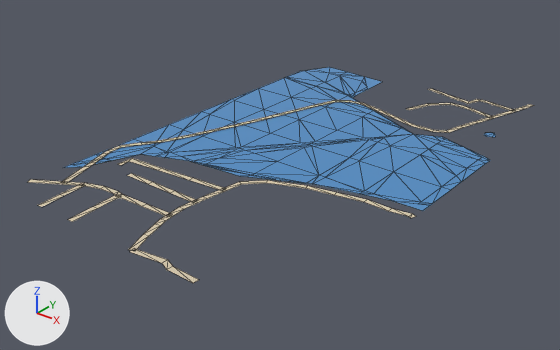
The glTF model public/assets/bengaluru-region-v1/tiles/t47_18-l1.glb: old version first, new version second.
Both versions are drawn from a camera (50 mm lens) standing at (24078.0, 8669.0, 316.0) and looking at (23638.0, 9219.0, -25.0). Every picture has the same lights, and +X, +Y and +Z are marked at lower left. The picture after the commit comes second. Mesh edges are drawn as thin lines.

Script lines for the objects in view, before the commit:
```python
me_ground = bpy.data.meshes.new('ground')
me_ground.from_pydata(...)  # 170 vertices, 148 faces; spans x -2.0..311.0, y -2.0..501.0, z 1.0
me_ground.materials.append(mat_ground)
# before: 72 (230.0, 474.0, 1.0) at pixel (479, 101), 73 (224.0, 478.0, 1.0) at pixel (477, 99), 74 (223.0, 457.0, 1.0) at pixel (467, 103), 75 (221.0, 465.0, 1.0) at pixel (469, 101), 130 (275.0, 484.0, 1.0) at pixel (520, 107)
# before: 131 (281.0, 483.0, 1.0) at pixel (525, 108), 132 (279.0, 501.0, 1.0) at pixel (529, 104), 133 (284.0, 499.0, 1.0) at pixel (534, 105)
me_water = bpy.data.meshes.new('water')
me_water.from_pydata(...)  # 174 vertices, 272 faces; spans x 0.0..310.0, y 61.0..471.0, z 0.0
me_water.materials.append(mat_water)
ob_ground = bpy.data.objects.new('ground', me_ground)
ob_ground.location = (23500.0, 9000.0, 0.0)
ob_water = bpy.data.objects.new('water', me_water)
ob_water.location = (23500.0, 9000.0, 0.0)
```
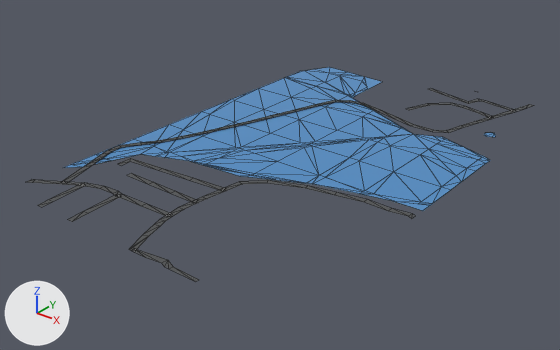
What differs and where, as boxes (x1, y1, x2, y2) in the pictures (560 x 350 px; the box of a moved part takes in the faces that stretch with it):
'ground', reshaped
    before: (28, 89, 534, 283)
    after: (27, 89, 534, 282)
part 1 of me_ground, moved or reshaped
    before: (28, 158, 199, 283)
    after: (27, 158, 199, 282)
part 2 of me_ground, reshaped
    both: (447, 95, 534, 109)
part 3 of me_ground, recoloured
    both: (38, 89, 527, 282)

Diff of the bpy script that builds the scene:
```diff
--- a/public/assets/bengaluru-region-v1/tiles/t47_18-l1.glb.py
+++ b/public/assets/bengaluru-region-v1/tiles/t47_18-l1.glb.py
@@ me_ground @@
 # used by ob_ground; location = (23500.0, 9000.0, 0.0)
 # verts and faces of me_ground; kept vertices keep their numbers, new ones are numbered from 170
-me_ground.from_pydata(...)  # 170 vertices, 148 faces; spans x -2.0..311.0, y -2.0..501.0, z 1.0
+me_ground.from_pydata(...)  # 178 vertices, 154 faces; spans x 0.0..310.0, y 0.0..500.0, z 1.0
+# me_ground part 1
+# 8 vertices are removed from x -2.0..207.0, y -2.0..28.0, z 1.0
+# 14 faces are deleted
+# 6 vertices move from x 36.0..235.0, y -2.0..116.0, z 1.0 to x 35.0..235.0, y 0.0..116.0, z 1.0
+# 12 vertices are added at x 0.0..207.0, y 0.0..29.0, z 1.0
+# 18 new faces join them
+# me_ground part 2
+delete_vertices([132])  # with the faces that use them
+verts[73] = (225.0, 479.0, 1.0)  # moved, pixel (477, 98)
+verts[72] = (229.0, 473.0, 1.0)  # moved, pixel (479, 101)
+verts[75] = (220.0, 464.0, 1.0)  # moved, pixel (468, 101)
+verts[74] = (224.0, 457.0, 1.0)  # moved, pixel (468, 103)
+verts[133] = (278.0, 500.0, 1.0)  # moved, pixel (529, 104)
+verts[181] = (215.0, 500.0, 1.0)
+verts[182] = (214.0, 500.0, 1.0)
+verts[183] = (214.0, 499.0, 1.0)
+verts[184] = (210.0, 500.0, 1.0)
+verts[185] = (285.0, 500.0, 1.0)  # pixel (534, 105)
+faces += [(181, 182, 183), (182, 184, 183), (131, 185, 133)]
+# me_ground part 3: 133 kept faces spanning x 2.0..310.0, y 0.0..500.0, z 1.0 get new vertex colours; the middle colour goes from beige #d7c9ae to dark grey #535556
+# other edits to the shape of me_ground do not show in these pictures
 me_ground.materials.append(mat_ground)
```
